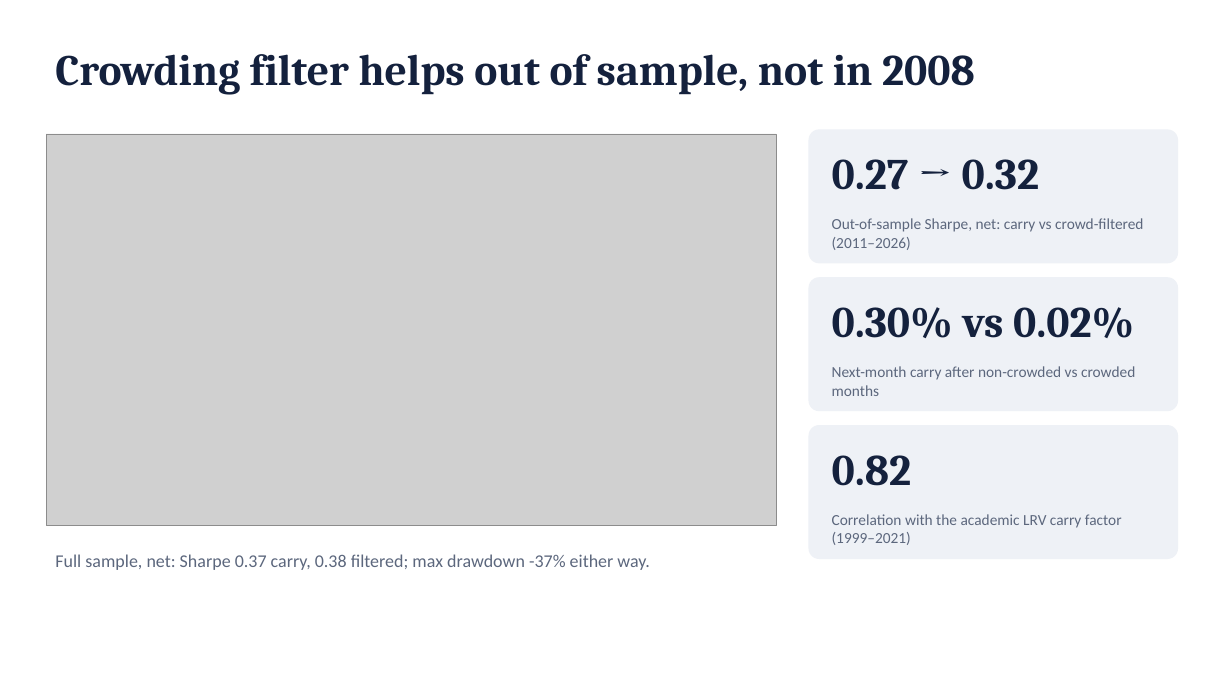
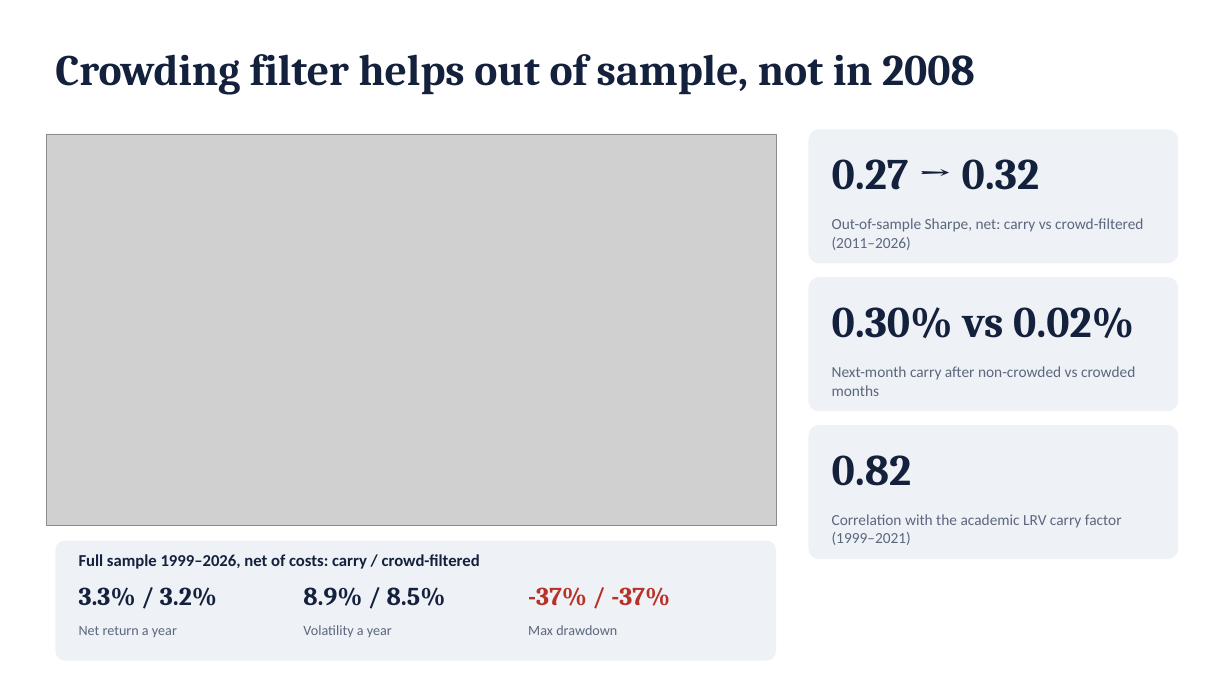
Before and after one commit to rezazamani2329/currency-crypto-carry, a slide deck: slide 5 of slides/presentation_10min.pptx. Drawn at 1232x693 pixels with LibreOffice and Linux fonts; fonts in the diff are those of the drawing; grey boxes stand for pictures. Boxes give left, top, right and bottom in pixels: in the first picture for what was removed or moved away, otherwise in the second. Text is boxed around its words. In the diff, an @@ line names an element or a change of style, - is before the commit and + after.

```diff
--- a/slides/presentation_10min.pptx
+++ b/slides/presentation_10min.pptx
@@ rounded rectangle added at (x1=55, y1=541, x2=776, y2=661), fill #EEF1F6 @@
@@ text at (x1=79, y1=554, x2=480, y2=569): text changed; size 14 to 13 pt; text colour #5C677D to #14213D; bold on @@
-Full sample, net: Sharpe 0.37 carry, 0.38 filtered; max drawdown -37% either way.
+Full sample 1999–2026, net of costs: carry / crowd-filtered
@@ text added at (x1=79, y1=587, x2=217, y2=606), 20 pt, text #14213D, bold @@
+3.3% / 3.2%
@@ text added at (x1=303, y1=587, x2=446, y2=606), 20 pt, text #14213D, bold @@
+8.9% / 8.5%
@@ text added at (x1=528, y1=587, x2=670, y2=606), 20 pt, text #B83227, bold @@
+-37% / -37%
@@ text added at (x1=79, y1=626, x2=177, y2=637), 11 pt, text #5C677D @@
+Net return a year
@@ text added at (x1=303, y1=625, x2=392, y2=637), 11 pt, text #5C677D @@
+Volatility a year
@@ text added at (x1=528, y1=625, x2=617, y2=635), 11 pt, text #5C677D @@
+Max drawdown
```
Also in this commit, not shown: 3 other slides changed, 5 other files.
